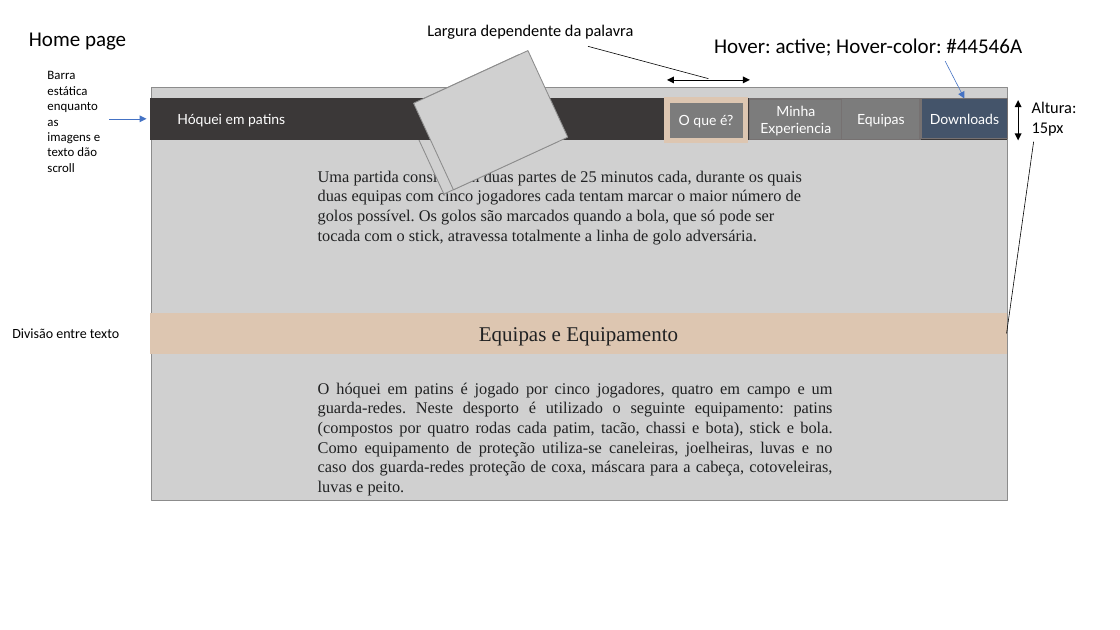
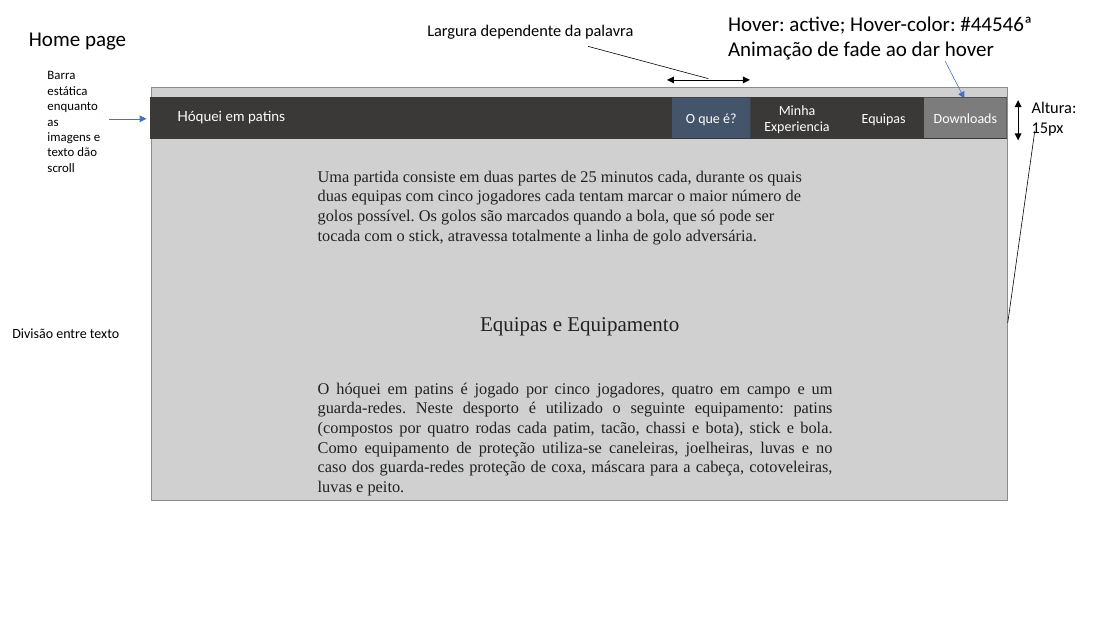
Before and after one commit to nunominhoto/SIE_Projects, a slide deck: slide 11 of Personal_website/NunoMinhoto_Mockup.pptx. Drawn at 1120x630 pixels with LibreOffice and Linux fonts; fonts in the diff are those of the drawing; grey boxes stand for pictures. Boxes give left, top, right and bottom in pixels: in the first picture for what was removed or moved away, otherwise in the second. Text is boxed around its words. In the diff, an @@ line names an element or a change of style, - is before the commit and + after.

```diff
--- a/Personal_website/NunoMinhoto_Mockup.pptx
+++ b/Personal_website/NunoMinhoto_Mockup.pptx
@@ text at (728,16,1032,63): text changed @@
-Hover: active; Hover-color: #44546A
+Hover: active; Hover-color: #44546ª
+Animação de fade ao dar hover
@@ picture removed at (404,55,559,194) @@
@@ picture removed at (413,50,568,190) @@
@@ rectangle "O que é?": place and size @@
-rectangle "O que é?" at (667,100,745,140)
+rectangle "O que é?" at (672,97,750,138)
@@ rectangle "O que é?" at (672,97,750,138): font Lato to Calibri; fill #7C7C7C to #44546A; outline #DDC6B1 4.5 pt to none @@
@@ text "Minha Experiencia": place and size @@
-text "Minha Experiencia" at (750,99,843,139)
+text "Minha Experiencia" at (764,105,829,134)
@@ text "Minha Experiencia" at (764,105,829,134): font Lato to Calibri; fill #7C7C7C to none; outline #767171 1 pt to none @@
@@ text "Equipas": place and size @@
-text "Equipas" at (842,99,920,139)
+text "Equipas" at (862,113,906,126)
@@ text "Equipas" at (862,113,906,126): font Lato to Calibri; fill #7C7C7C to none; outline #767171 1 pt to none @@
@@ rectangle "Downloads" at (924,97,1007,138): font Lato to Calibri; fill #44546A to #7C7C7C; outline #767171 1 pt to none @@
@@ line moved from (1034, 142) - (1007, 334) to (1035, 131) - (1008, 323) @@
@@ text "Equipas e Equipamento": place and size @@
-text "Equipas e Equipamento" at (150,313,1007,354)
+text "Equipas e Equipamento" at (480,317,679,335)
@@ text "Equipas e Equipamento" at (480,317,679,335): fill #DDC6B1 to none; outline #DDC6B1 1 pt to none @@
```
Also in this commit, not shown: 7 other slides changed, 33 other files.
